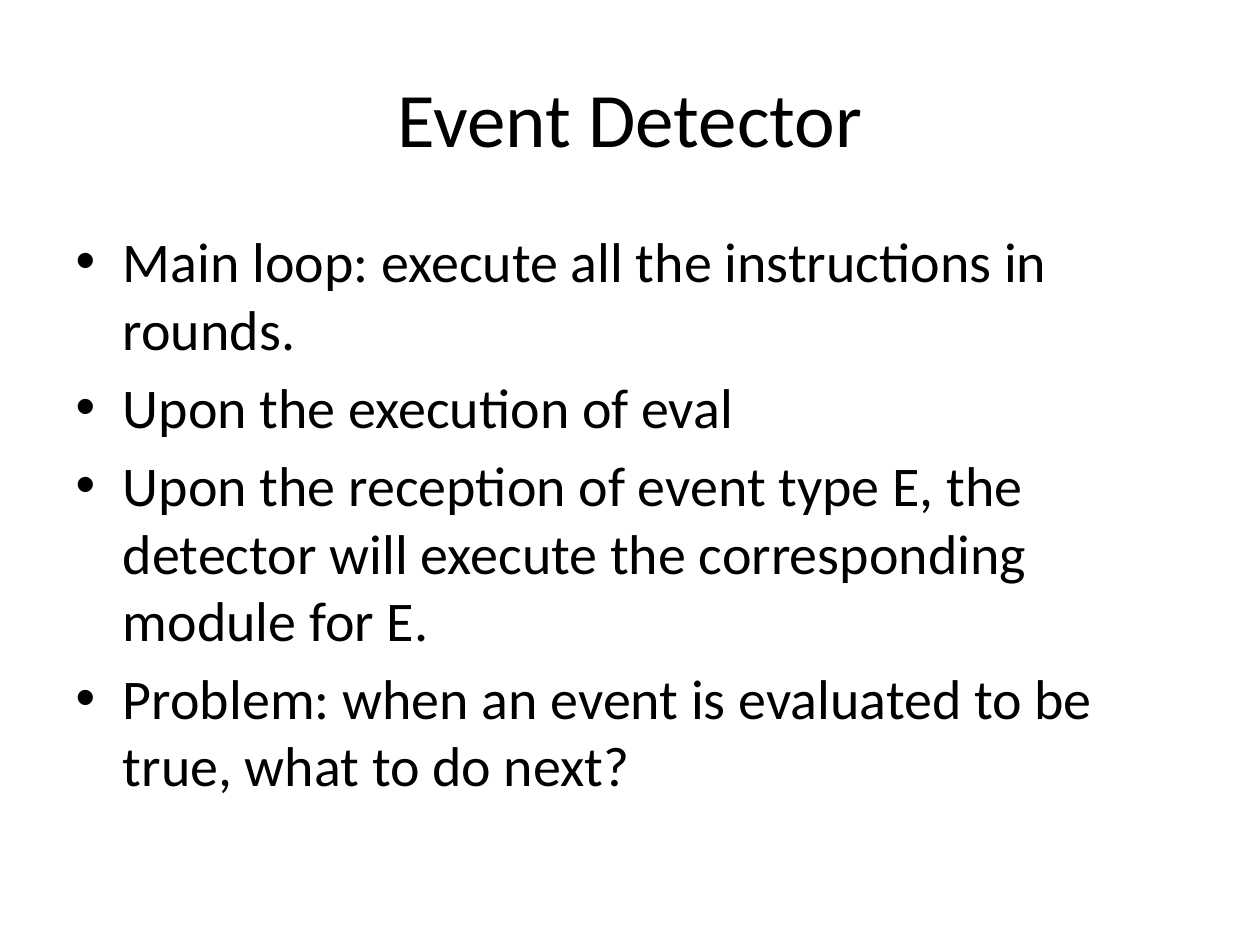
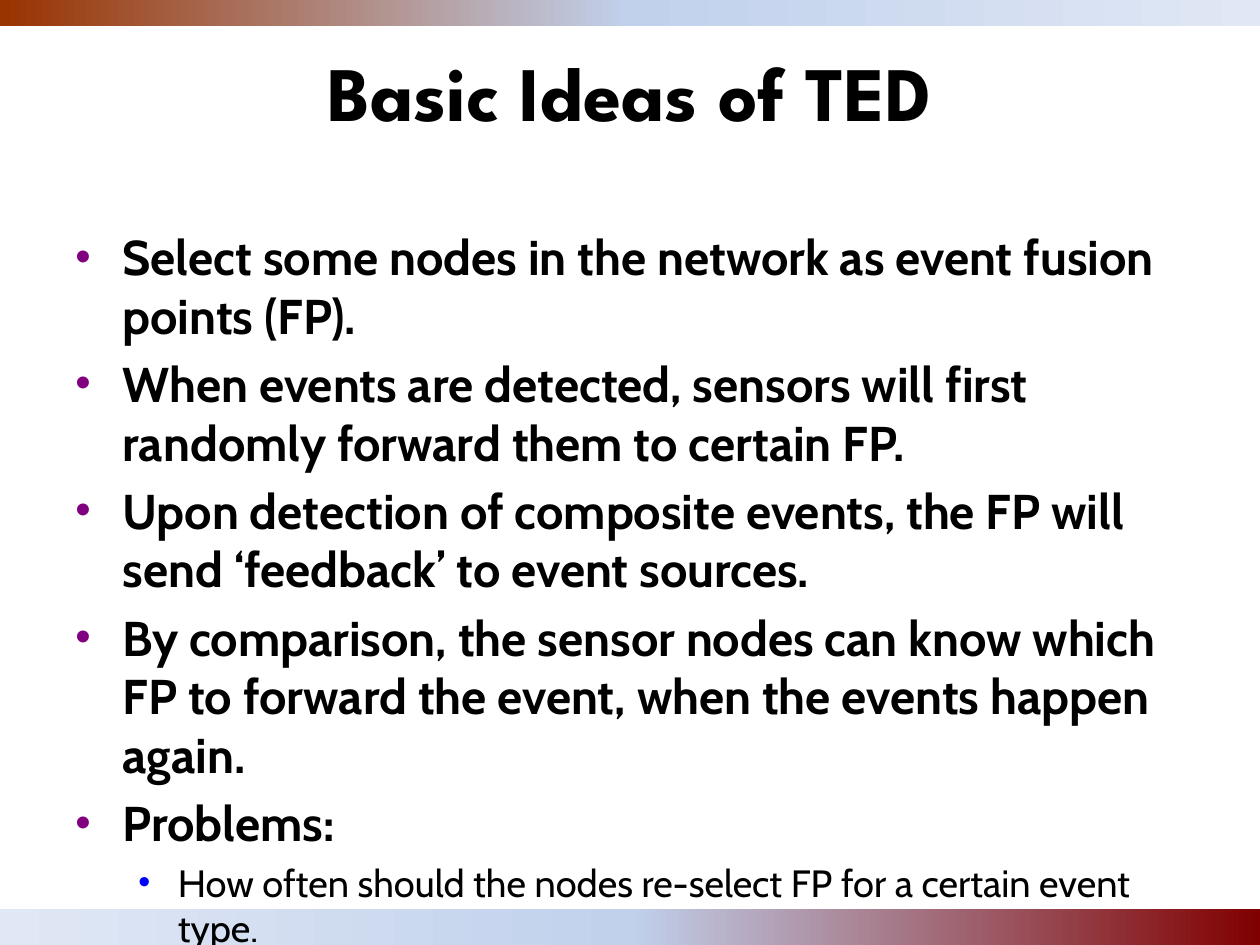
Before and after one commit to stevenylai/PaperWorks, a slide deck: slide 22 of thesis/ppt/PSWare.pptx (slide 6 before the commit). Drawn at 1260x945 pixels with LibreOffice and Linux fonts; fonts in the diff are those of the drawing; background and template pictures are left out. Boxes give left, top, right and bottom in pixels: in the first picture for what was removed or moved away, otherwise in the second. Text is boxed around its words. In the diff, an @@ line names an element or a change of style, - is before the commit and + after.

```diff
--- a/thesis/ppt/PSWare.pptx
+++ b/thesis/ppt/PSWare.pptx
@@ rectangle added at [0,0,1260,26], fill gradient #993300 to #C2D1ED to #E1E8F5 @@
@@ title "Basic Ideas of TED" at [327,67,931,122]: vertical alignment middle to top @@
@@ title at [327,67,931,122]: text changed; font Calibri to League Spartan; bold on @@
-Event Detector
+Basic Ideas of TED
@@ text at [123,238,1156,945]: text changed; size 32 to 27.9 pt; font Calibri to Cabin; bold on @@
-• Main loop: execute all the instructions in rounds.
-• Upon the execution of eval
-• Upon the reception of event type E, the detector will execute the corresponding module for E.
-• Problem: when an event is evaluated to be true, what to do next?
+• Select some nodes in the network as event fusion points (FP).
+• When events are detected, sensors will first randomly forward them to certain FP.
+• Upon detection of composite events, the FP will send ‘feedback’ to event sources.
+• By comparison, the sensor nodes can know which FP to forward the event, when the events happen again.
+• Problems:
+  • How often should the nodes re-select FP for a certain event type.
+  • How many FPs should be selected?
@@ rectangle added at [0,910,1260,945], fill gradient #800000 to #C2D1ED to #E1E8F5 @@
@@ page number added at [932,907,1260,945], 12 pt, text #FFCC66 @@
+22
```
Also in this commit, not shown: 6 other slides changed, 27 slides added, 7 slides removed, 2 other files.
